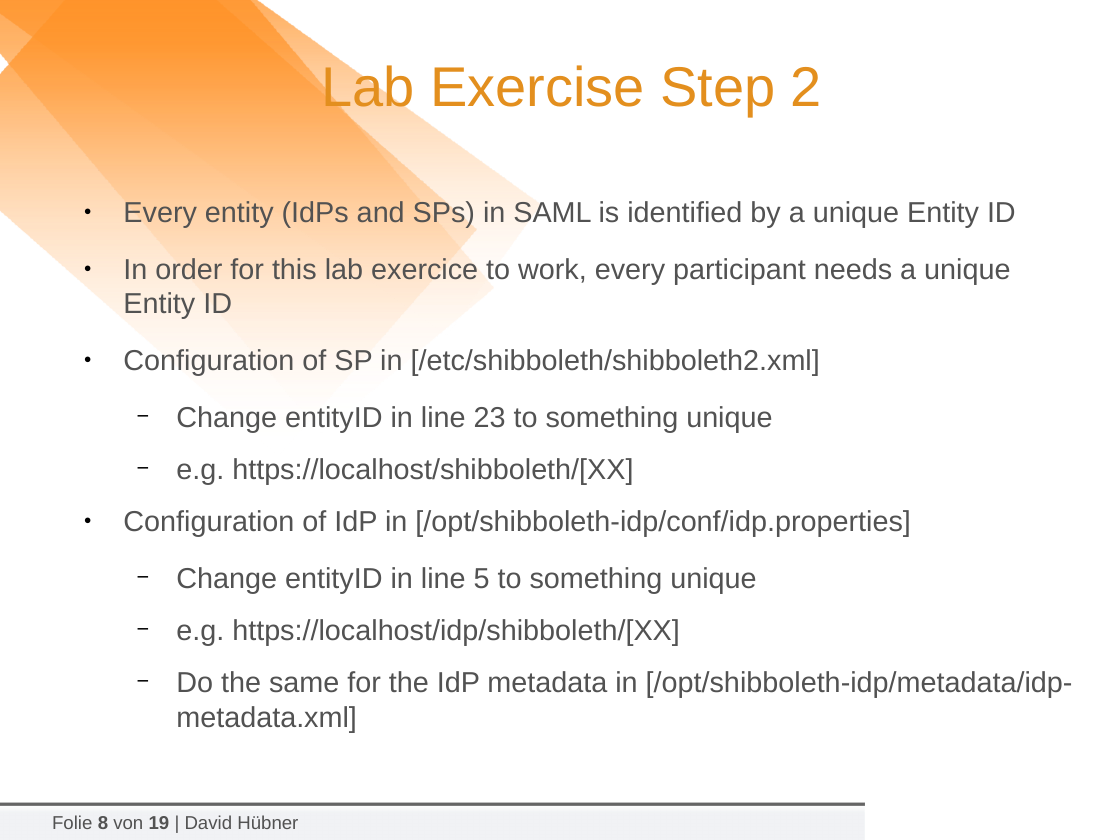
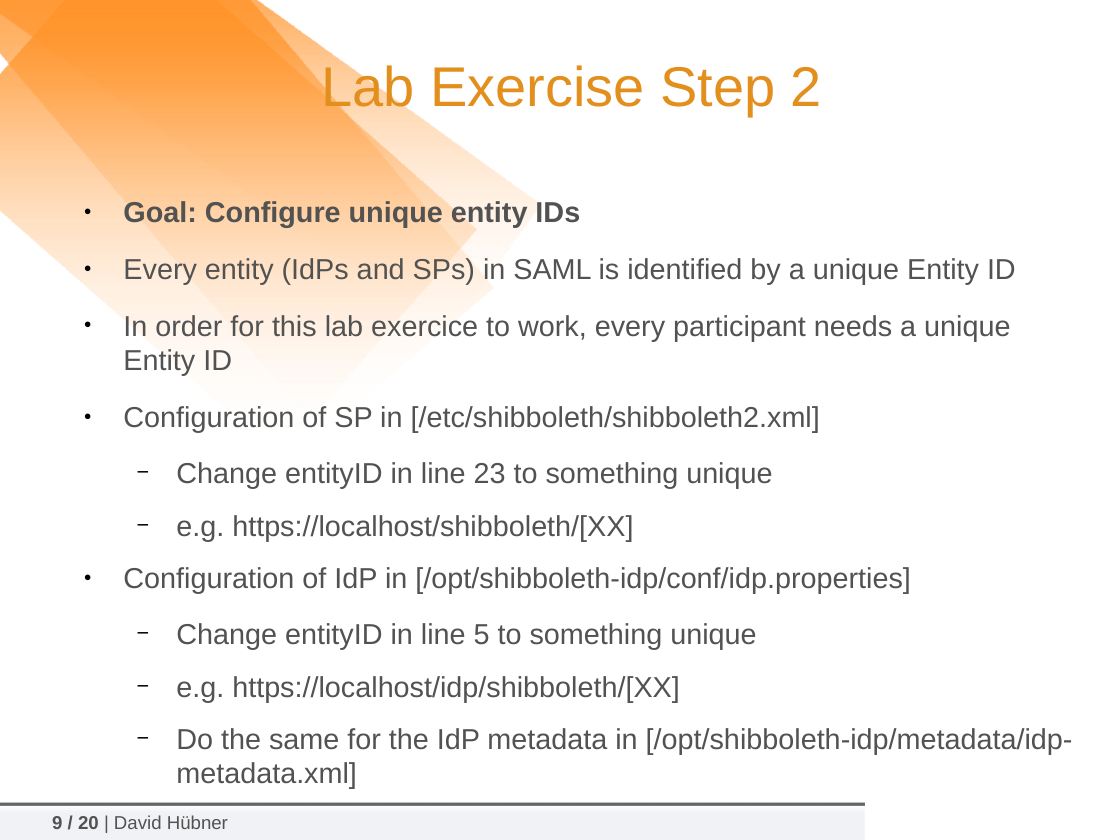
Before and after one commit to tiime2018/lab1, a slide deck: slide 9 of slides/2018-02-06_TIIME-Shibboleth-07-Hands-On.odp (slide 8 before the commit). Drawn at 1120x840 pixels with LibreOffice and Linux fonts; fonts in the diff are those of the drawing; background and template pictures are left out. Boxes give left, top, right and bottom in pixels: in the first picture for what was removed or moved away, otherwise in the second. Text is boxed around its words. In the diff, an @@ line names an element or a change of style, - is before the commit and + after.

```diff
--- a/slides/2018-02-06_TIIME-Shibboleth-07-Hands-On.odp
+++ b/slides/2018-02-06_TIIME-Shibboleth-07-Hands-On.odp
@@ text at [123,201,580,228]: paragraph added @@
+● Goal: Configure unique entity IDs
@@ text at [52,815,228,829]: text changed @@
-Folie 8 von 19 | David Hübner
+9 / 20 | David Hübner
```
Also in this commit, not shown: 15 other slides changed, 1 slide added, 1 other file.
